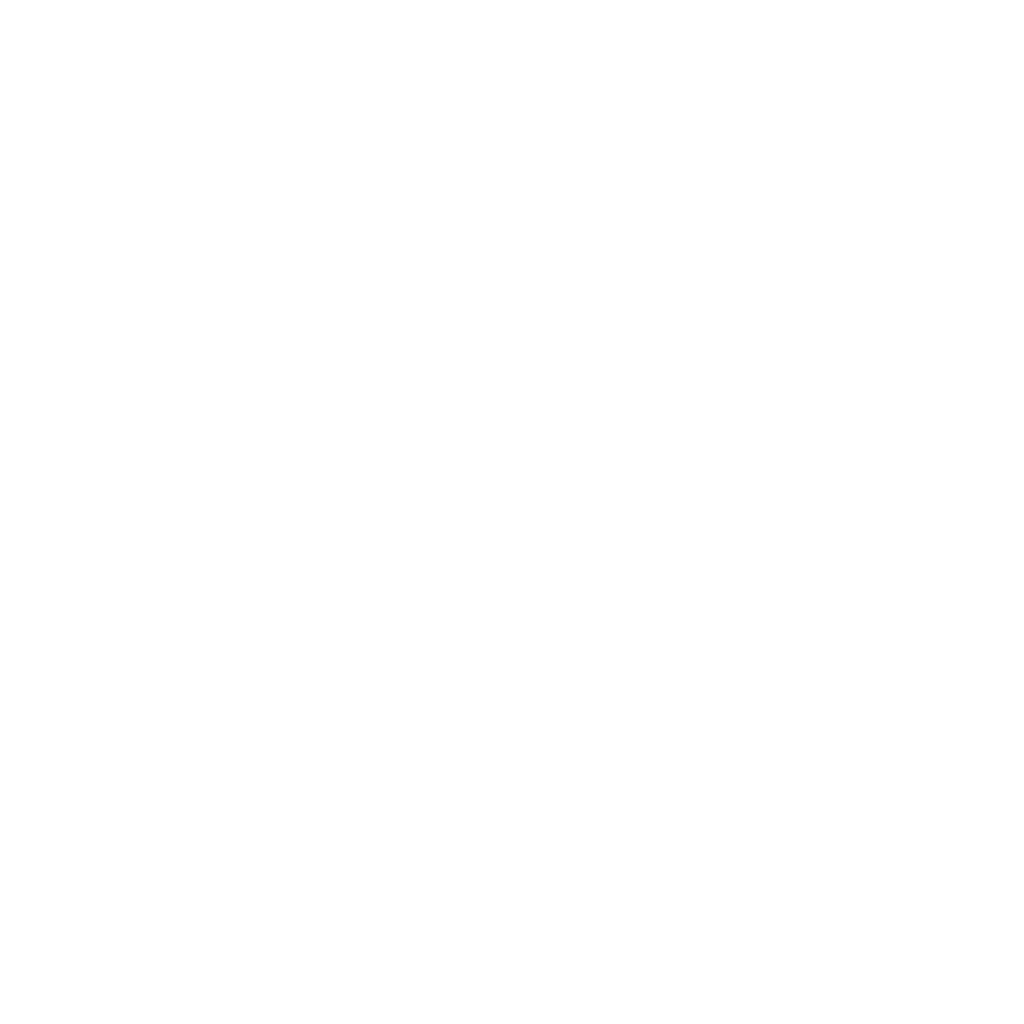
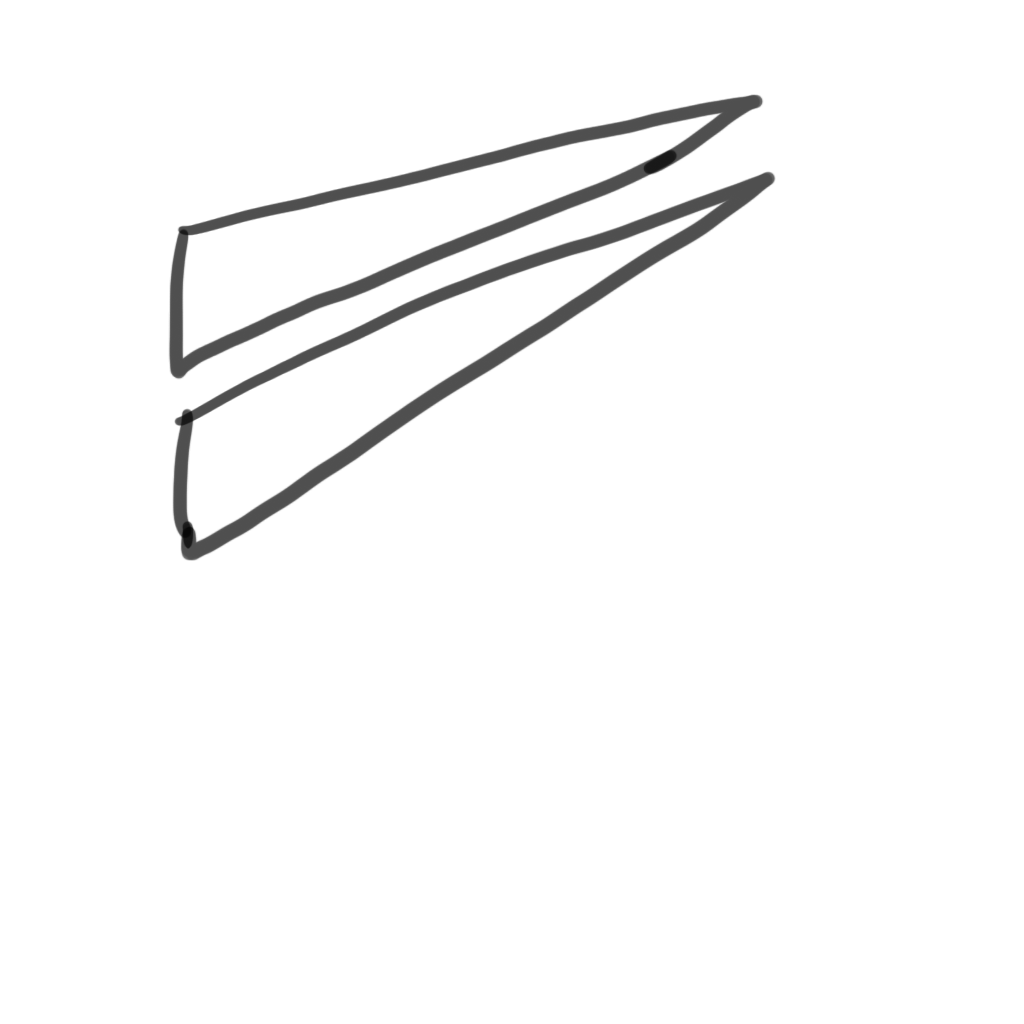
Layers edited between the first and the second (1024, 1024) image:
painted on "レイヤー 2" over bbox(168, 94, 776, 561)
